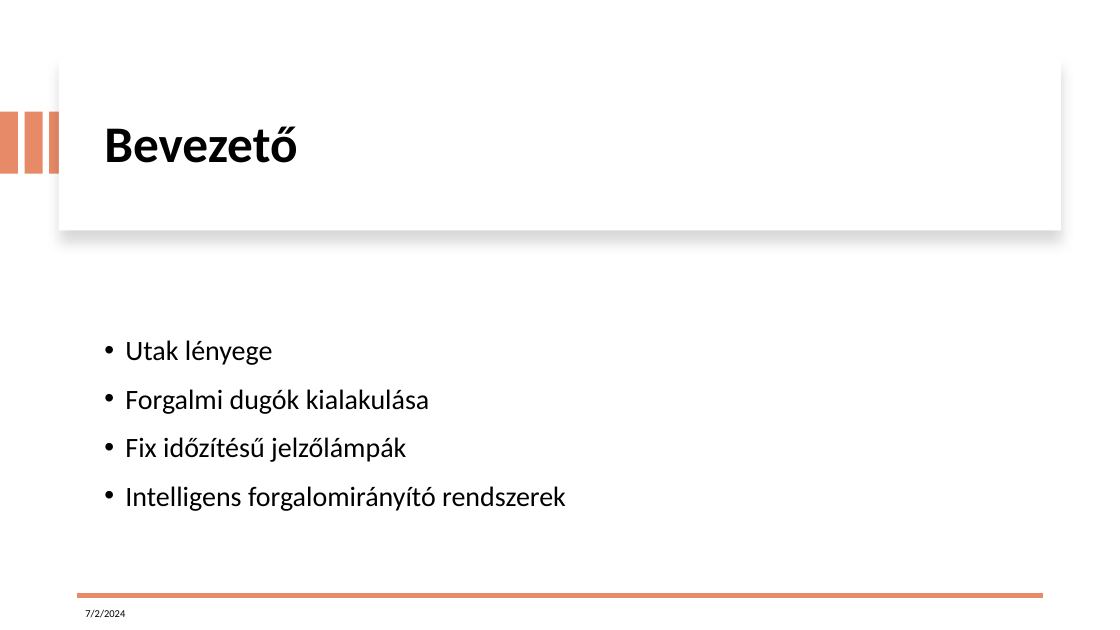
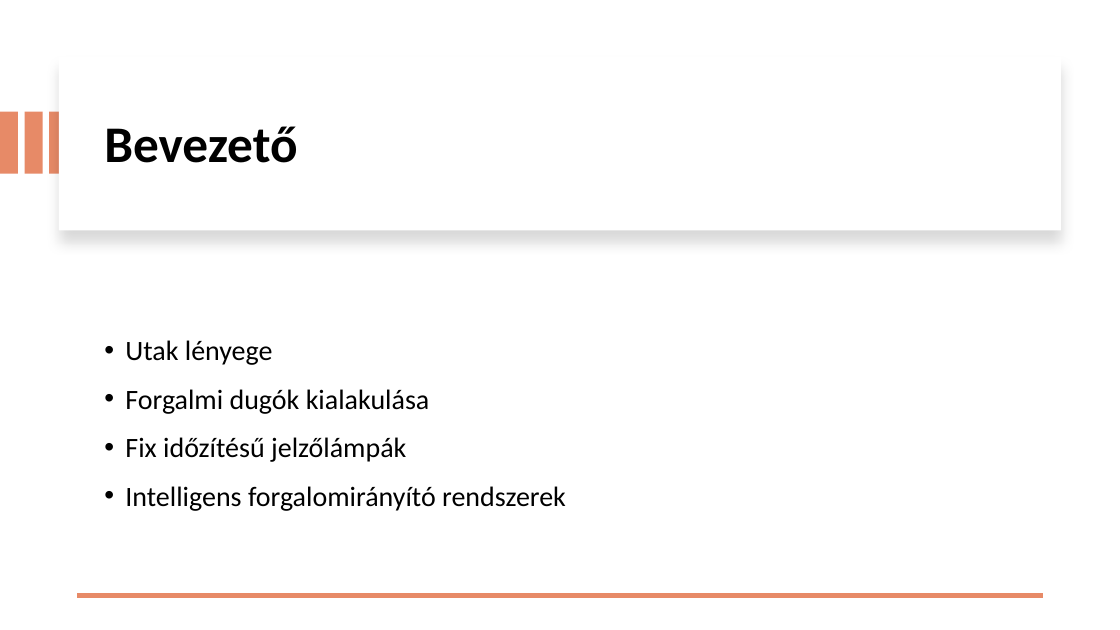
Before and after one commit to Jozsyy/Traffic-control, a slide deck: slide 3 of Dokumentumok/Miklo_Jozsef_Peter_prezentacio.pptx. Drawn at 1120x630 pixels with LibreOffice and Linux fonts; fonts in the diff are those of the drawing. Boxes give left, top, right and bottom in pixels: in the first picture for what was removed or moved away, otherwise in the second. Text is boxed around its words. In the diff, an @@ line names an element or a change of style, - is before the commit and + after.

```diff
--- a/Dokumentumok/Miklo_Jozsef_Peter_prezentacio.pptx
+++ b/Dokumentumok/Miklo_Jozsef_Peter_prezentacio.pptx
@@ text removed at (85, 609, 125, 618) @@
-7/2/2024
```
Also in this commit, not shown: 13 other slides changed, 2 slides added, 53 other files.
